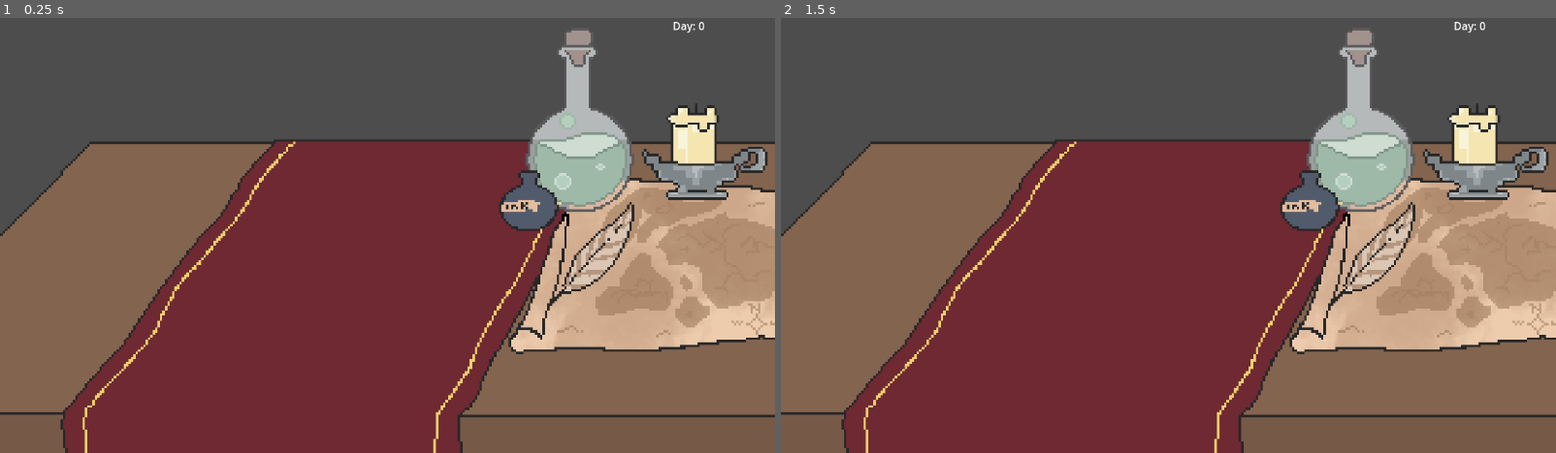
Above: before the commit, frames 1-2 (left to right).
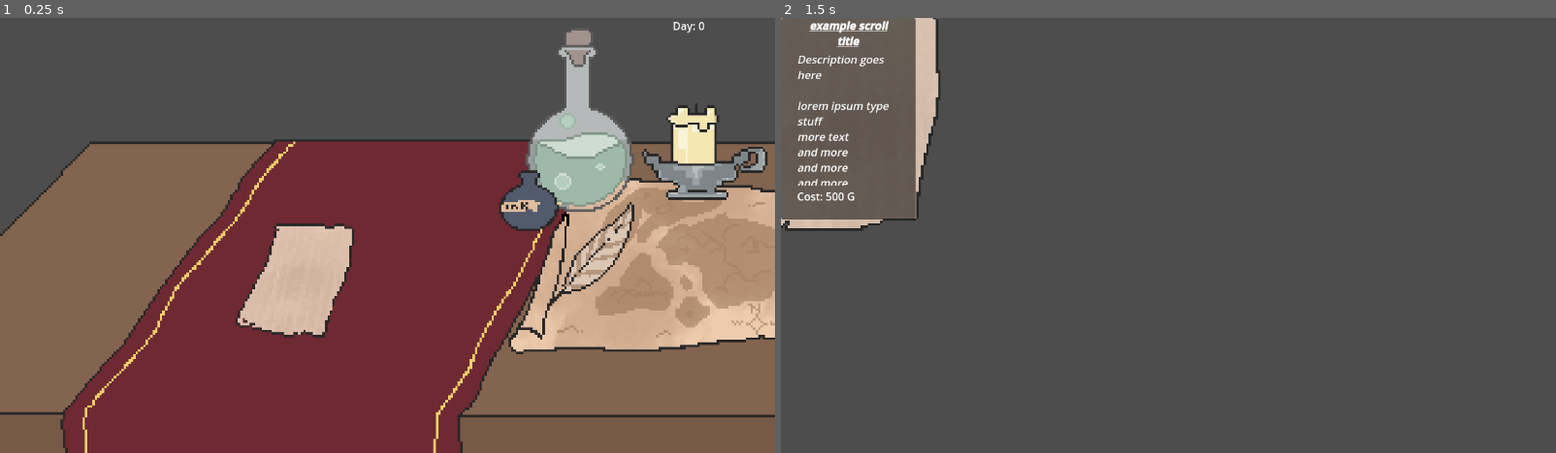
Above: after the commit, the same moments.

Repository: ellarekow/PSWGameJam
Game: Godot game, scene res://Scenes/game.tscn
Same seed, same stepped clock (60 frames per second), same inputs: the game is played once before the commit and once after it.
Inputs (mouse positions are in pixels of both pictures, inside the frame that each line leads up to):
- Up to frame 1 (0.25 s): no input
- Up to frame 2 (1.5 s): tap Enter at 0.5 s; move the mouse to (1339, 213) at 0.52 s; click (1339, 213) at 0.67 s; tap Space at 1.25 s; move the mouse to (1013, 257) at 1.27 s; click (1013, 257) at 1.42 s

The runs differ from the first frame. In frame 1, 2.8% of the frame differs, in the area x 30-46%, y 47-74%; in frame 2, 74%, in the area x 0-100%, y 0-100%.

Commit message:
Scroll that changes scenes when clicked

Diff:
--- a/game/Scenes/game.tscn
+++ b/game/Scenes/game.tscn
@@ -1,8 +1,10 @@
-[gd_scene load_steps=4 format=3 uid="uid://bk0b86vg30kw8"]
+[gd_scene load_steps=6 format=3 uid="uid://bk0b86vg30kw8"]
 
 [ext_resource type="PackedScene" uid="uid://dqqktfusong5s" path="res://Scenes/day_counter_gui.tscn" id="1_wov1i"]
 [ext_resource type="Script" path="res://Scripts/day_counter_gui.gd" id="2_ibqg5"]
 [ext_resource type="Texture2D" uid="uid://dq3m4hgstkyu5" path="res://assets/Desk.png" id="3_lq53e"]
+[ext_resource type="Texture2D" uid="uid://bgsmmd63nepja" path="res://assets/LittlePaper.png" id="4_16yxl"]
+[ext_resource type="Script" path="res://Scripts/scroll.gd" id="5_r1owe"]
 
 [node name="Game" type="Node2D"]
 
@@ -16,3 +18,10 @@
 position = Vector2(0, 105)
 scale = Vector2(3.59833, 3.59833)
 texture = ExtResource("3_lq53e")
+
+[node name="Scroll" type="Sprite2D" parent="."]
+texture_filter = 1
+position = Vector2(-138, 67)
+scale = Vector2(3.598, 3.598)
+texture = ExtResource("4_16yxl")
+script = ExtResource("5_r1owe")
--- /dev/null
+++ b/game/Scripts/scroll.gd
@@ -0,0 +1,5 @@
+extends Node2D
+
+func _input(event):
+	if event is InputEventMouseButton and event.pressed and event.button_index == MOUSE_BUTTON_LEFT:
+		get_tree().change_scene_to_file("res://Scenes/Scroll.tscn")
--- a/game/project.godot
+++ b/game/project.godot
@@ -18,3 +18,7 @@
 [autoload]
 
 GlobalScores="*res://Scripts/Global_Scores.gd"
+
+[dotnet]
+
+project/assembly_name="game"
Binary file changed: game/assets/LittlePaper.png
Not shown, changed: game/assets/LittlePaper.png.import
